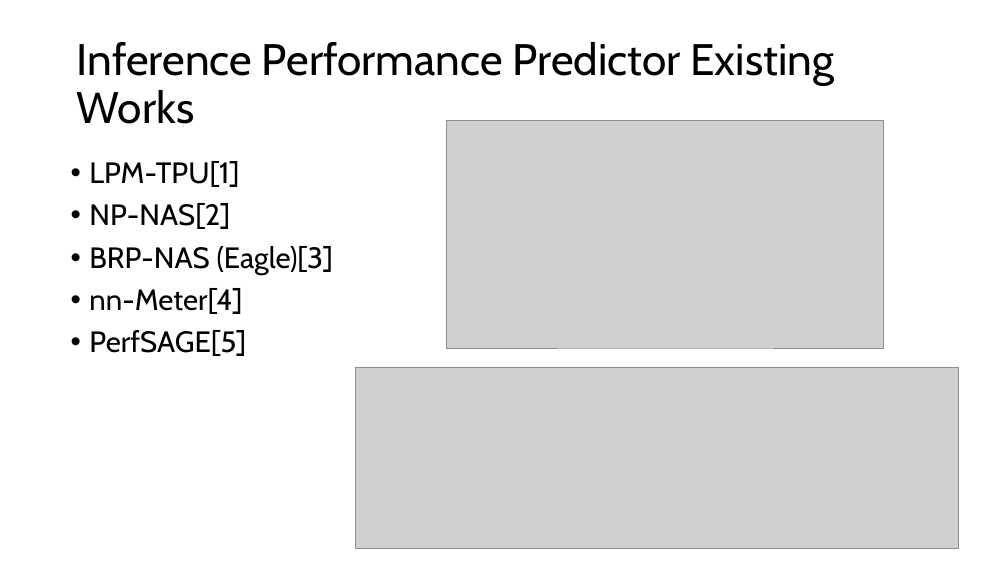
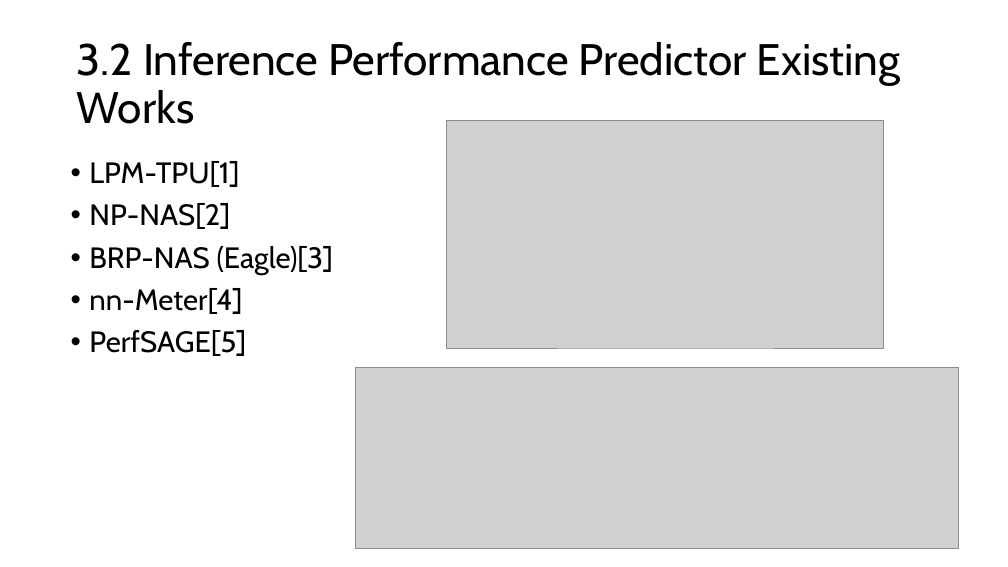
Before and after one commit to GXG-CS/on_device_learning, a slide deck: slide 10 of micro-network-project.pptx. Drawn at 1008x567 pixels with LibreOffice and Linux fonts; fonts in the diff are those of the drawing; grey boxes stand for pictures. Boxes give left, top, right and bottom in pixels: in the first picture for what was removed or moved away, otherwise in the second. Text is boxed around its words. In the diff, an @@ line names an element or a change of style, - is before the commit and + after.

```diff
--- a/micro-network-project.pptx
+++ b/micro-network-project.pptx
@@ title at [77,42,901,124]: text changed @@
-Inference Performance Predictor Existing Works
+3.2 Inference Performance Predictor Existing Works
```
Also in this commit, not shown: 13 other slides changed, 4 slides added, 2 slides removed, 1 other file.
